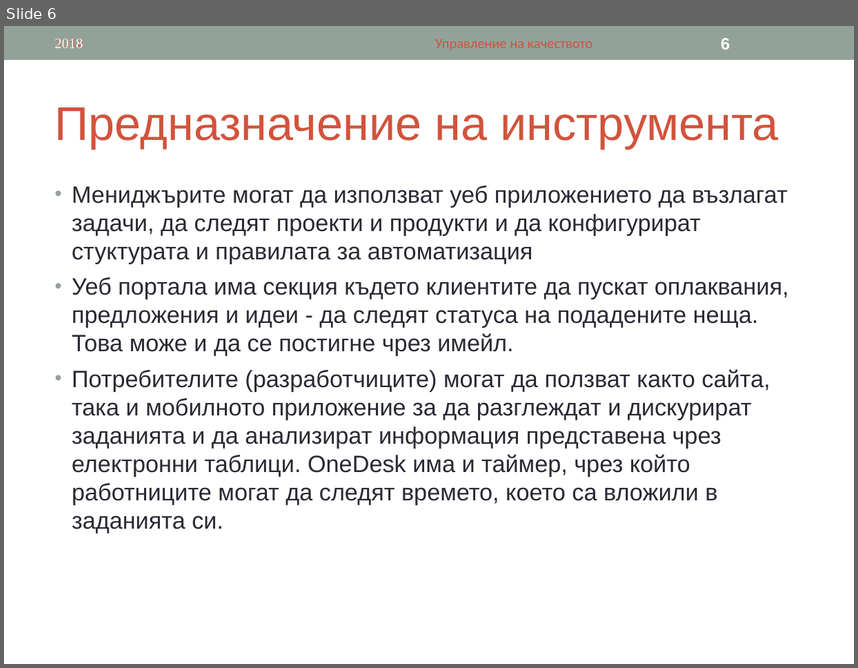
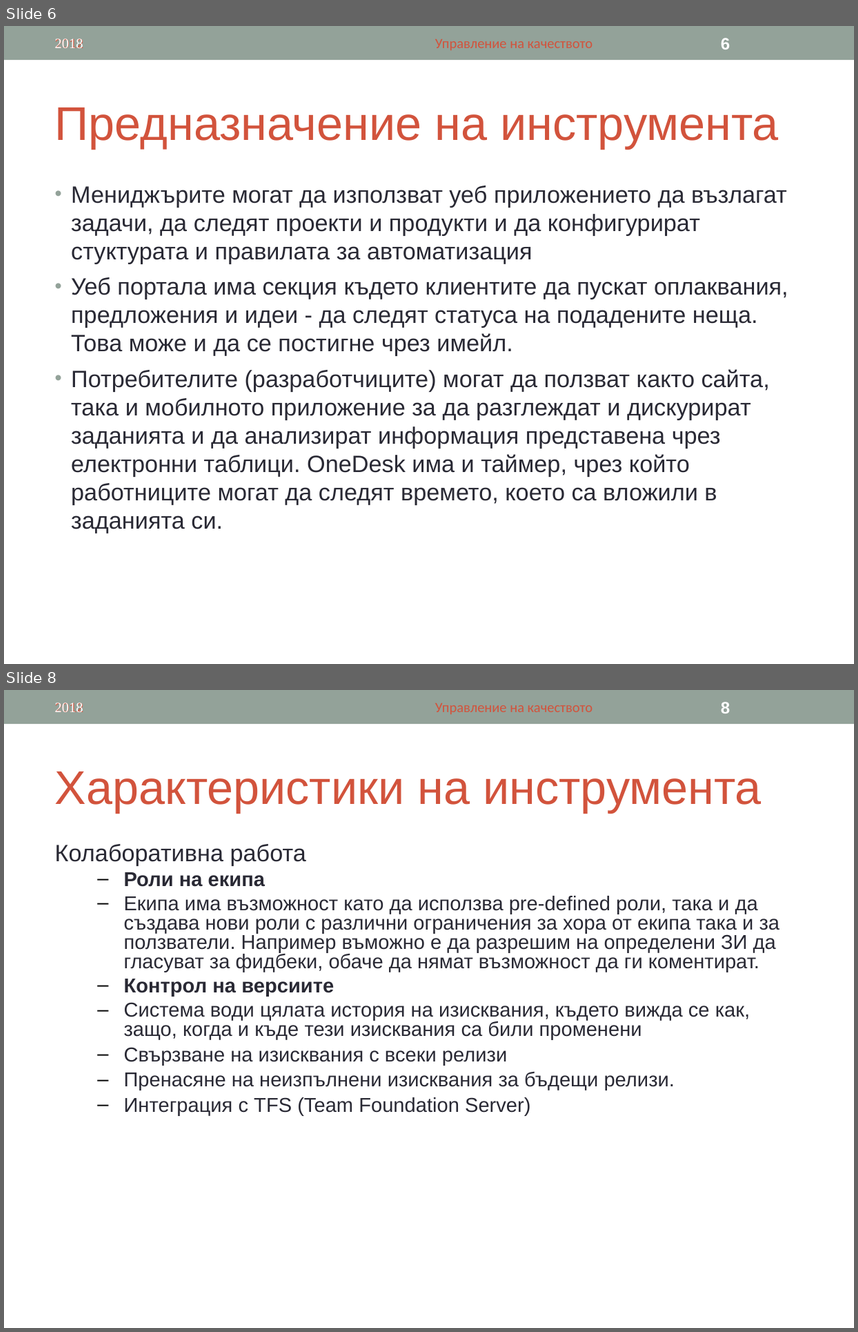
Before and after one commit to tsetsoo/ASIProject, a slide deck: OneDesk.ppt. Shown one above the other, each under a label of ours: slide 6 before the commit, slides 6 and 8 after it; the slides between them are not shown. The pictures are 858x668 and 858x1332 pixels, drawn with LibreOffice and Linux fonts; fonts in the diff are those of the drawing. Boxes give left, top, right and bottom in pixels: in the first picture for what was removed or moved away, otherwise in the second. Text is boxed around its words. In the diff, an @@ line names an element or a change of style, - is before the commit and + after.

```diff
--- a/OneDesk.ppt
+++ b/OneDesk.ppt
@@ slide 8 added at box(4, 690, 854, 1328), background #FFFFFF; not listed: 1 template element that a slide beside it also shows @@
@@ text added at box(55, 702, 84, 712), 12 pt, text #D2533C @@
+2012
@@ text added at box(55, 702, 83, 712), 12 pt, text #FFFFFF @@
+2018
@@ text added at box(435, 703, 593, 714), 12 pt, text #D2533C @@
+Управление на качеството
@@ page number added at box(721, 702, 730, 713), 14 pt, text #FFFFFF, bold @@
+8
@@ text added at box(55, 771, 762, 813), 40 pt, text #D2533C @@
+Характеристики на инструмента
@@ text added at box(55, 844, 780, 1115), 17 pt, text #292934 @@
+Колаборативна работа
+  – Роли на екипа
+  – Екипа има възможност като да исползва pre-defined роли, така и да създава нови роли с различни ограничения за хора от екипа така и за ползватели. Например въможно е да разрешим на определени ЗИ да гласуват за фидбеки, обаче да нямат възможност да ги коментират.
+  – Контрол на версиите
+  – Система води цялата история на изисквания, където вижда се как, защо, когда и къде тези изисквания са били променени
+  – Свързване на изисквания с всеки релизи
+  – Пренасяне на неизпълнени изисквания за бъдещи релизи.
+  – Интеграция с TFS (Team Foundation Server)
@@ slide 6 changed as well @@
@@ text "Мениджърите могат да използват уеб ..." at box(71, 185, 789, 533): indent changed @@
```
Also in this commit, not shown: 3 other slides changed, 4 other slides added.
